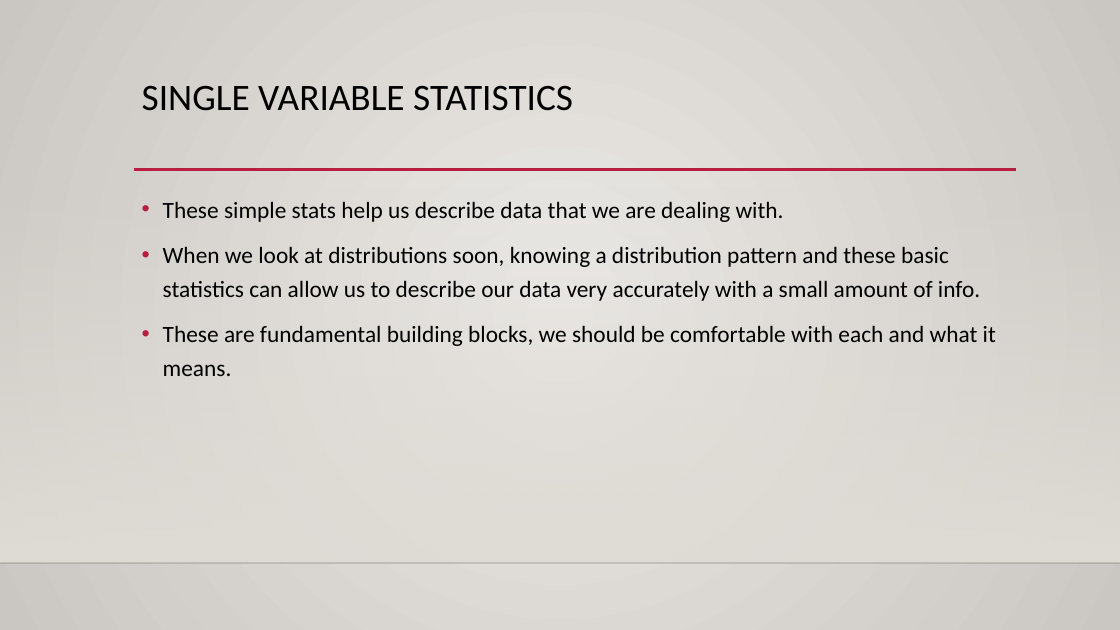
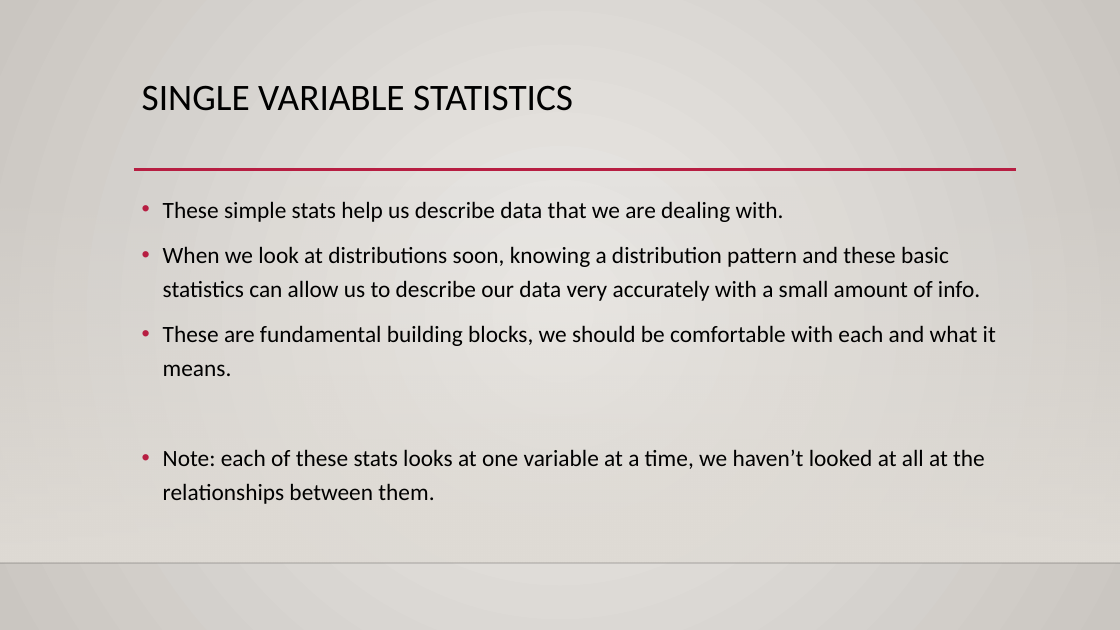
Before and after one commit to AkeemSemper/Basic_Stats_in_Python_Student_Workbooks, a slide deck: slide 6 of reference_material/slides/002_Basic_Descriptive_Stats.pptx. Drawn at 1120x630 pixels with LibreOffice and Linux fonts; fonts in the diff are those of the drawing; background and template pictures are left out. Boxes give left, top, right and bottom in pixels: in the first picture for what was removed or moved away, otherwise in the second. Text is boxed around its words. In the diff, an @@ line names an element or a change of style, - is before the commit and + after.

```diff
--- a/reference_material/slides/002_Basic_Descriptive_Stats.pptx
+++ b/reference_material/slides/002_Basic_Descriptive_Stats.pptx
@@ text at (163,449,985,504): paragraph added @@
+• Note: each of these stats looks at one variable at a time, we haven’t looked at all at the relationships between them.
```
Also in this commit, not shown: 1 other slide changed, 1 slide added, 9 other files.
